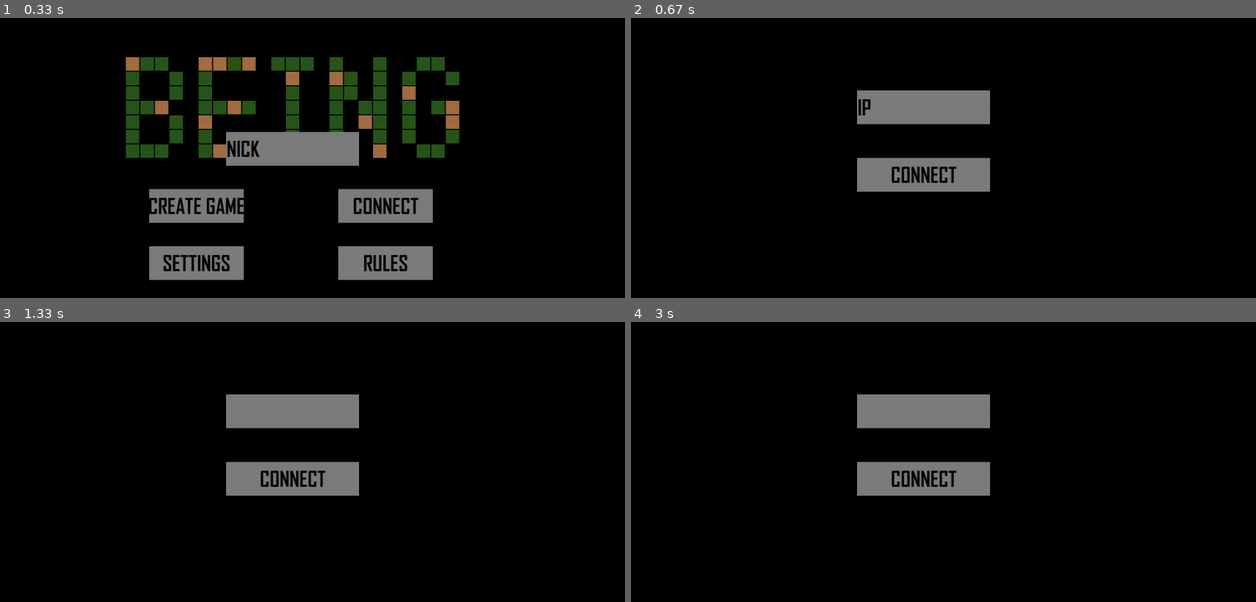
Above: before the commit, frames 1-4 (two rows, left to right).
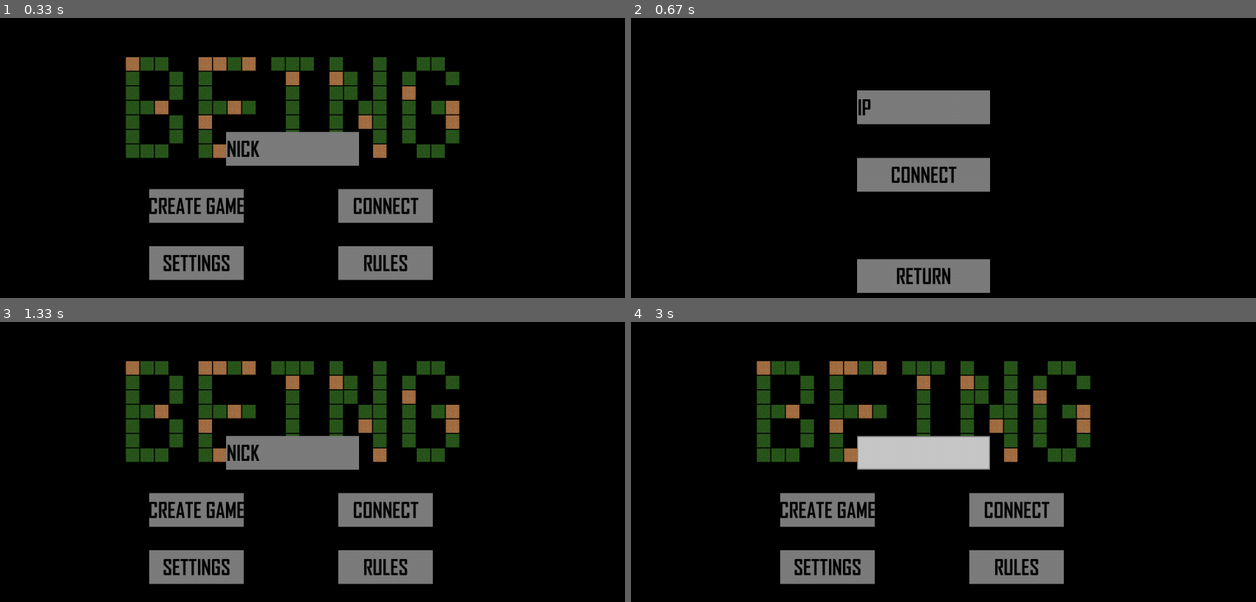
Above: after the commit, the same moments.

Repository: Qolorerr/PyGameLocalRPG
Game: pygame game, started from src/main.py
Two runs of this game, one before a commit and one after it. Both use one fixed random seed, a clock stepped at 60 frames per second and the inputs below.
Inputs (mouse positions are in pixels of both pictures, inside the frame that each line leads up to):
- Up to frame 1 (0.33 s): no input
- Up to frame 2 (0.67 s): press the mouse at (1018, 205) at 0.37 s; move the mouse to (868, 233) at 0.47 s; release the mouse at (718, 264) at 0.6 s
- Up to frame 3 (1.33 s): press the mouse at (293, 411) at 0.7 s; move the mouse to (250, 459) at 0.8 s; release the mouse at (206, 504) at 0.93 s; press the mouse at (293, 579) at 1.03 s; move the mouse to (237, 467) at 1.13 s; release the mouse at (187, 358) at 1.27 s
- Up to frame 4 (3 s): press the mouse at (824, 509) at 1.37 s; move the mouse to (843, 523) at 1.47 s; release the mouse at (862, 540) at 1.6 s; press the mouse at (924, 579) at 1.7 s; move the mouse to (843, 537) at 1.8 s; release the mouse at (762, 495) at 1.93 s; press the mouse at (824, 565) at 2.03 s; move the mouse to (793, 593) at 2.13 s; release the mouse at (outside the picture) at 2.27 s; press the mouse at (918, 565) at 2.37 s; move the mouse to (956, 453) at 2.47 s; release the mouse at (993, 341) at 2.6 s; press the mouse at (924, 450) at 2.7 s; move the mouse to (981, 417) at 2.8 s; release the mouse at (1037, 383) at 2.93 s

Frame 1 is identical in both runs. In frame 2, 2.4% of the frame differs, in the area x 36-58%, y 86-99%; in frame 3, 19%; in frame 4, 20%, in the area x 20-74%, y 13-94%.

Commit message:
GUI v1.5

Diff:
--- a/src/general.py
+++ b/src/general.py
@@ -10,6 +10,9 @@
         k = (cell_size - 2) / oldSize[0]
         self.size = (int(oldSize[0] * k), int(oldSize[1] * k))
         self.image = pygame.transform.scale(self.image, self.size)
+
+    def resize(self, size):
+        self.image = pygame.transform.scale(self.image, size)
 
 
 # List of textures
@@ -26,7 +29,10 @@
             'Shield': Texture('montagne.png', 77),
             'Logo': Texture('logo.png', 646),
             'Crack': Texture('cracking.png'),
-            'Death': Texture('death.jpg', 342)}
+            'Death': Texture('death.jpg', 342),
+            'HealthLogo': Texture('health.png', 102),
+            'DamageLogo': Texture('damage.png', 102),
+            'ShieldLogo': Texture('shield.png', 102)}
 
 essences = []
 
--- a/src/main.py
+++ b/src/main.py
@@ -5,7 +5,7 @@
 from random import shuffle
 from subprocess import Popen
 
-from general import essences, camera, font_name_B
+from general import essences, camera, font_name_B, textures
 from map import Map
 from hero import Hero
 from abilityInterface import Ability
@@ -19,7 +19,7 @@
 showing_essence = None
 
 
-def filling_bar(screen, color, rect: tuple, value, maxValue):
+def filling_bar(screen, color, rect: tuple, value, maxValue, texture_name: str = ''):
     pygame.draw.rect(screen, (0, 0, 0), rect, 1)
     k = value / maxValue
     indent = 1
@@ -30,6 +30,15 @@
     rect2[3] -= 2 * indent
     rect2 = tuple(rect2)
     pygame.draw.rect(screen, color, rect2)
+    if texture_name in textures:
+        texture_indent = 4
+        texture = textures[texture_name]
+        w = h = rect2[3] - 2 * texture_indent
+        texture.resize((w, h))
+        texture = texture.image
+        x = rect[0] + (rect[2] - w) // 2
+        y = rect2[1] + texture_indent
+        screen.blit(texture, (x, y))
     font = pygame.font.Font(font_name_B, 20, bold=True)
     text = font.render(str(value), 1, (255, 255, 255))
     screen.blit(text, (rect[0] + rect[2] // 2 - text.get_width() // 2, rect[1] + rect[3] // 2 - text.get_height() // 2))
@@ -55,15 +64,15 @@
     barwidth = width - indent * 2
     barheight = (height - 5 * indent) // 4
     filling_bar(screen, (219, 77, 66),
-                (x + indent, y + 2 * barheight + 3 * indent, barwidth, barheight), damage, damage)
+                (x + indent, y + 2 * barheight + 3 * indent, barwidth, barheight), damage, damage, 'DamageLogo')
     font = pygame.font.Font(font_name_B, 40, bold=True)
     maxHealth = essences[essence].maxHealth
     filling_bar(screen, (219, 77, 66),
-                (x + indent, y + barheight + 2 * indent, barwidth, barheight), health, maxHealth)
+                (x + indent, y + barheight + 2 * indent, barwidth, barheight), health, maxHealth, 'HealthLogo')
     shield = essences[essence].shield
     maxShield = essences[essence].maxShield
     filling_bar(screen, (81, 119, 179),
-                (x + indent, y + 3 * barheight + 4 * indent, barwidth, barheight), shield, maxShield)
+                (x + indent, y + 3 * barheight + 4 * indent, barwidth, barheight), shield, maxShield, 'ShieldLogo')
     if type(essences[essence]) == Hero:
         text = essences[essence].name + ' [' + str(essences[essence].level.get()) + ']'
     else:
@@ -183,8 +192,6 @@
         pygame.mixer.music.set_volume(0.1)
         pygame.mixer.music.load(playlist[-1])
         playlist = [playlist[-1]] + playlist[:-1]
-        pygame.mixer.music.queue(playlist[-1])
-        playlist = [playlist[-1]] + playlist[:-1]
         pygame.mixer.music.set_endevent(pygame.USEREVENT)
         pygame.mixer.music.play()
     your_turn = pygame.mixer.Sound('../res/sounds/YourTurn.wav')
@@ -210,7 +217,8 @@
                 if mainHeroID != -1:
                     del(essences[mainHeroID])
             if music and event.type == pygame.USEREVENT:
-                pygame.mixer.music.queue(playlist[-1])
+                pygame.mixer.music.load(playlist[-1])
+                pygame.mixer.music.play()
                 playlist = [playlist[-1]] + playlist[:-1]
             mainHeroID = get_mainHeroID()
             if essences[mainHeroID].steps == 0:
--- a/src/menu.py
+++ b/src/menu.py
@@ -35,6 +35,7 @@
         if (self.rect[0] <= mouse[0] <= self.rect[0] + self.rect[2]) and (
                 self.rect[1] <= mouse[1] <= self.rect[1] + self.rect[3]):
             pygame.draw.rect(screen, self.color_hover, self.rect, 5)
+            text_color = tuple(map(lambda x: 255 - x, text_color))
         else:
             pygame.draw.rect(screen, self.color, self.rect)
         text = self.font.render(self.text, 1, text_color)
@@ -82,6 +83,7 @@
                 self.text = self.text[:-1]
             elif self.active:
                 self.text += event.unicode
+                self.text = self.text[:20]
 
     def render(self, screen):
         if self.active:
@@ -213,6 +215,54 @@
     set_data_to_configs(configs)
 
 
+def connecting(screen, resolution):
+    connect = True
+    screen.fill((0, 0, 0))
+    rect = (resolution[0] // 5 * 2, resolution[1] // 11 * 3, resolution[0] // 5, resolution[1] // 11)
+    ip_box = InputBox(rect, (125, 125, 125), (200, 200, 200), "IP")
+    rect = (resolution[0] // 5 * 2, resolution[1] // 11 * 5, resolution[0] // 5, resolution[1] // 11)
+    connect_btn = Button(rect, (125, 125, 125), (200, 200, 200), "CONNECT")
+    rect = (resolution[0] // 5 * 2, resolution[1] // 11 * 8, resolution[0] // 5, resolution[1] // 11)
+    return_btn = Button(rect, (125, 125, 125), (200, 200, 200), "RETURN")
+    while connect:
+        for event in pygame.event.get():
+            if event.type == pygame.QUIT or event.type == pygame.KEYDOWN and event.key == pygame.K_F4:
+                terminate()
+            ip_box.event_handle(event)
+            connect = not connect_btn.event_handle(event)
+            if return_btn.event_handle(event):
+                return None
+        ip_box.render(screen)
+        connect_btn.render(screen)
+        return_btn.render(screen)
+        pygame.display.flip()
+    return ip_box.text
+
+
+def creating(screen, resolution):
+    create = True
+    screen.fill((0, 0, 0))
+    rect = (resolution[0] // 5 * 2, resolution[1] // 11 * 3, resolution[0] // 5, resolution[1] // 11)
+    players_box = InputBox(rect, (125, 125, 125), (200, 200, 200), "NUMBER OF PLAYERS")
+    rect = (resolution[0] // 5 * 2, resolution[1] // 11 * 5, resolution[0] // 5, resolution[1] // 11)
+    create_btn = Button(rect, (125, 125, 125), (200, 200, 200), "CREATE")
+    rect = (resolution[0] // 5 * 2, resolution[1] // 11 * 8, resolution[0] // 5, resolution[1] // 11)
+    return_btn = Button(rect, (125, 125, 125), (200, 200, 200), "RETURN")
+    while create:
+        for event in pygame.event.get():
+            if event.type == pygame.QUIT or event.type == pygame.KEYDOWN and event.key == pygame.K_F4:
+                terminate()
+            players_box.event_handle(event)
+            create = not create_btn.event_handle(event)
+            if return_btn.event_handle(event):
+                return None
+        players_box.render(screen)
+        create_btn.render(screen)
+        return_btn.render(screen)
+        pygame.display.flip()
+    return players_box.text
+
+
 def menu(screen, resolution):
     mainmenu = True
     rect = (resolution[0] // 5 * 2, resolution[1] // 13 * 5, resolution[0] // 5, resolution[1] // 11)
@@ -225,7 +275,8 @@
     settings_btn = Button(rect, (125, 125, 125), (200, 200, 200), "SETTINGS")
     rect = (resolution[0] // 7 * 4, resolution[1] // 13 * 9, resolution[0] // 7, resolution[1] // 11)
     rules_btn = Button(rect, (125, 125, 125), (200, 200, 200), "RULES")
-    host = False
+    create = False
+    connect = False
     setting = False
     rule = False
     while mainmenu:
@@ -233,8 +284,8 @@
             if event.type == pygame.QUIT or event.type == pygame.KEYDOWN and event.key == pygame.K_F4:
                 terminate()
             nick_box.event_handle(event)
-            host = create_btn.event_handle(event)
-            mainmenu = not host and not connect_btn.event_handle(event)
+            create = create_btn.event_handle(event)
+            connect = connect_btn.event_handle(event)
             setting = settings_btn.event_handle(event)
             rule = rules_btn.event_handle(event)
         screen.fill((0, 0, 0))
@@ -245,45 +296,19 @@
         settings_btn.render(screen)
         rules_btn.render(screen)
         pygame.display.flip()
+        if create:
+            players = creating(screen, resolution)
+            if players is not None:
+                return True, nick_box.text, players
+            create = False
+        if connect:
+            ip = connecting(screen, resolution)
+            if ip is not None:
+                return False, nick_box.text, ip
+            connect = False
         if setting:
             settings(screen, resolution)
             setting = False
         if rule:
             rules(screen, resolution)
             rule = False
-    if host:
-        screen.fill((0, 0, 0))
-        rect = (resolution[0] // 5 * 2, resolution[1] // 11 * 3, resolution[0] // 5, resolution[1] // 11)
-        players_box = InputBox(rect, (125, 125, 125), (200, 200, 200), "NUMBER OF PLAYERS")
-        rect = (resolution[0] // 5 * 2, resolution[1] // 11 * 5, resolution[0] // 5, resolution[1] // 11)
-        connect_btn = Button(rect, (125, 125, 125), (200, 200, 200), "CREATE")
-        mainmenu = True
-        while mainmenu:
-            for event in pygame.event.get():
-                if event.type == pygame.QUIT:
-                    terminate()
-                players_box.event_handle(event)
-                mainmenu = not connect_btn.event_handle(event)
-            players_box.render(screen)
-            connect_btn.render(screen)
-            pygame.display.flip()
-        return host, nick_box.text, players_box.text
-    screen.fill((0, 0, 0))
-    rect = (resolution[0] // 5 * 2, resolution[1] // 11 * 3, resolution[0] // 5, resolution[1] // 11)
-    ip_box = InputBox(rect, (125, 125, 125), (200, 200, 200), "IP")
-    rect = (resolution[0] // 5 * 2, resolution[1] // 11 * 5, resolution[0] // 5, resolution[1] // 11)
-    connect_btn = Button(rect, (125, 125, 125), (200, 200, 200), "CONNECT")
-    mainmenu = True
-    while mainmenu:
-        for event in pygame.event.get():
-            if event.type == pygame.QUIT:
-                terminate()
-            ip_box.event_handle(event)
-            mainmenu = not connect_btn.event_handle(event)
-        ip_box.render(screen)
-        connect_btn.render(screen)
-        pygame.display.flip()
-    print(ip_box.text)
-    print(nick_box.text)
-    screen.fill((0, 0, 0))
-    return host, nick_box.text, ip_box.text
Binary file added: res/textures/damage.png
Binary file added: res/textures/health.png
Binary file added: res/textures/shield.png
